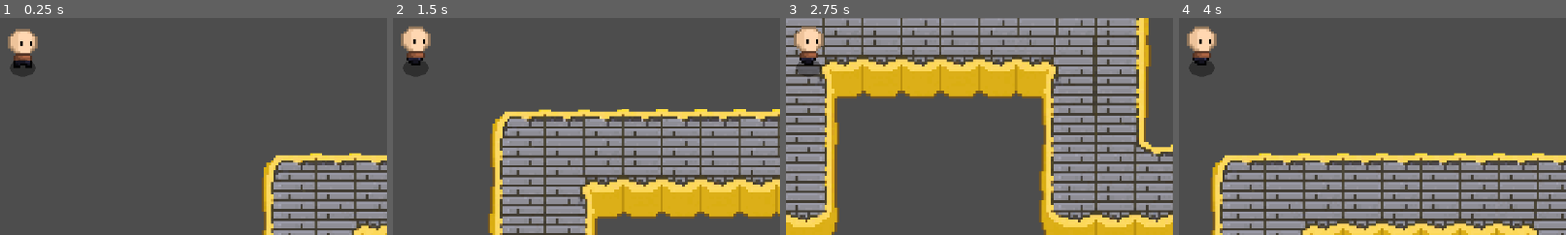
Above: before the commit, frames 1-4 (left to right).
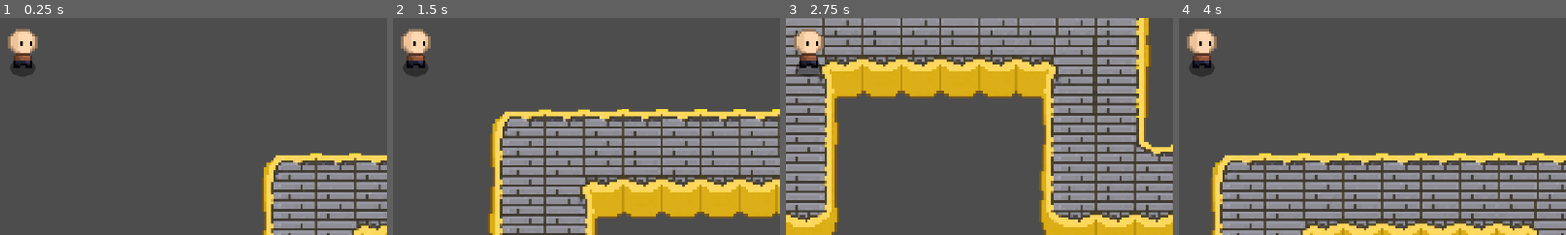
Above: after the commit, the same moments.

Repository: Angelo0008/GODOT-backrooms-roguelike
Game: Godot game, scene res://Nodes/Scenes/dungeon_1.tscn
The game is run twice, just before and just after one commit, with the same random seed, the same clock (stepped at 60 frames per second) and the same inputs. The project has no main scene, so this scene is started directly.
Inputs:
- Up to frame 1 (0.25 s): no input
- Up to frame 2 (1.5 s): tap Enter at 0.5 s; hold D (input_right) 0.53-1.28 s; hold S (input_down) from 1.28 s (still down)
- Up to frame 3 (2.75 s): release S (input_down) at 2.03 s; hold D (input_right) from 2.03 s (still down)
- Up to frame 4 (4 s): release D (input_right) at 2.78 s; hold W (input_up) 2.78-3.53 s; hold A (input_left) from 3.53 s (still down)
The pictures show only the part of the screen within x 47-97%, y 43-93%; the shares and areas given below are measured in that part.

The runs differ from the first frame. In frame 1, less than 0.1% of the frame differs, in the area x 4-8%, y 19-21%; in frame 2, 0.6%; in frame 3, 0.6%, in the area x 2-10%, y 3-24%; in frame 4, 0.6%.

Commit message:
11/14/25

Diff:
--- a/Nodes/player.tscn
+++ b/Nodes/player.tscn
@@ -1,10 +1,11 @@
-[gd_scene load_steps=9 format=3 uid="uid://ta5ynklk4l21"]
+[gd_scene load_steps=13 format=3 uid="uid://ta5ynklk4l21"]
 
 [ext_resource type="Script" uid="uid://1j7bs34w6ly8" path="res://Scripts/player.gd" id="1_hv3sw"]
 [ext_resource type="Texture2D" uid="uid://vinm10r3tufo" path="res://Assets/Character 2/Walk/1.png" id="2_r4ynj"]
 [ext_resource type="Texture2D" uid="uid://bn6nhg6r7e8uv" path="res://Assets/Character 2/Walk/2.png" id="3_wmu34"]
 [ext_resource type="Texture2D" uid="uid://c62ye5jncqgv1" path="res://Assets/Character 2/Walk/3.png" id="4_0bouj"]
 [ext_resource type="Texture2D" uid="uid://dqb6mssd0jreo" path="res://Assets/Character 2/Walk/4.png" id="5_2hphp"]
+[ext_resource type="Texture2D" uid="uid://1v4uvs37vs4e" path="res://Assets/Weapons/Iron Sword.png" id="7_wmu34"]
 [ext_resource type="Texture2D" uid="uid://dta6j0j06o2sf" path="res://Assets/Shadows/Player Shadow/Shadow.png" id="22_ynwet"]
 
 [sub_resource type="RectangleShape2D" id="RectangleShape2D_grb8b"]
@@ -52,6 +53,45 @@
 "speed": 8.0
 }]
 
+[sub_resource type="Animation" id="Animation_wmu34"]
+resource_name = "walk"
+length = 0.750025
+loop_mode = 1
+step = 0.1
+tracks/0/type = "value"
+tracks/0/imported = false
+tracks/0/enabled = true
+tracks/0/path = NodePath("Sprite2D:texture")
+tracks/0/interp = 1
+tracks/0/loop_wrap = true
+tracks/0/keys = {
+"times": PackedFloat32Array(0, 0.1, 0.2, 0.3),
+"transitions": PackedFloat32Array(1, 1, 1, 1),
+"update": 1,
+"values": [ExtResource("2_r4ynj"), ExtResource("3_wmu34"), ExtResource("4_0bouj"), ExtResource("5_2hphp")]
+}
+
+[sub_resource type="Animation" id="Animation_0bouj"]
+length = 0.001
+tracks/0/type = "value"
+tracks/0/imported = false
+tracks/0/enabled = true
+tracks/0/path = NodePath("Sprite2D:texture")
+tracks/0/interp = 1
+tracks/0/loop_wrap = true
+tracks/0/keys = {
+"times": PackedFloat32Array(0),
+"transitions": PackedFloat32Array(1),
+"update": 1,
+"values": [ExtResource("2_r4ynj")]
+}
+
+[sub_resource type="AnimationLibrary" id="AnimationLibrary_0bouj"]
+_data = {
+&"RESET": SubResource("Animation_0bouj"),
+&"walk": SubResource("Animation_wmu34")
+}
+
 [node name="Player" type="CharacterBody2D"]
 motion_mode = 1
 script = ExtResource("1_hv3sw")
@@ -61,9 +101,13 @@
 shape = SubResource("RectangleShape2D_grb8b")
 
 [node name="AnimatedSprite2D" type="AnimatedSprite2D" parent="."]
+visible = false
 sprite_frames = SubResource("SpriteFrames_aoxlc")
-animation = &"Idle Down"
-autoplay = "Idle Down"
+animation = &"Walk Right"
+
+[node name="IronSword" type="Sprite2D" parent="AnimatedSprite2D"]
+position = Vector2(11, -3)
+texture = ExtResource("7_wmu34")
 
 [node name="Shadow" type="Sprite2D" parent="."]
 modulate = Color(1, 1, 1, 0.380392)
@@ -74,3 +118,11 @@
 [node name="Camera2D" type="Camera2D" parent="."]
 scale = Vector2(2, 2)
 zoom = Vector2(3.62, 3.62)
+
+[node name="AnimationPlayer" type="AnimationPlayer" parent="."]
+libraries = {
+&"": SubResource("AnimationLibrary_0bouj")
+}
+
+[node name="Sprite2D" type="Sprite2D" parent="."]
+texture = ExtResource("2_r4ynj")
--- a/Scripts/player.gd
+++ b/Scripts/player.gd
@@ -23,12 +23,16 @@
 	var player_animation: String =$AnimatedSprite2D.animation
 
 	if velocity.x > 0:
-		$AnimatedSprite2D.play("Walk Right")
-	#elif velocity.x < 0:
-		#$AnimatedSprite2D.play("Walk Left")
+		#scale = Vector2(1, 1)
+		$AnimatedSprite2D.scale.x = 1
+	elif velocity.x < 0:
+		#scale = Vector2(-1, 1)
+		$AnimatedSprite2D.scale.x = -1
 	#elif velocity.y > 0:
 		#$AnimatedSprite2D.play("Walk Down")
 	#elif velocity.y < 0:
 		#$AnimatedSprite2D.play("Walk Up")
+	if velocity != Vector2(0, 0):
+		$AnimatedSprite2D.play("Walk Right")
 	if velocity == Vector2(0, 0):
 		$AnimatedSprite2D.play("Idle Down")
Binary file added: Assets/Weapons/Iron Sword.png
Not shown, added: Assets/Weapons/Iron Sword.png.import
